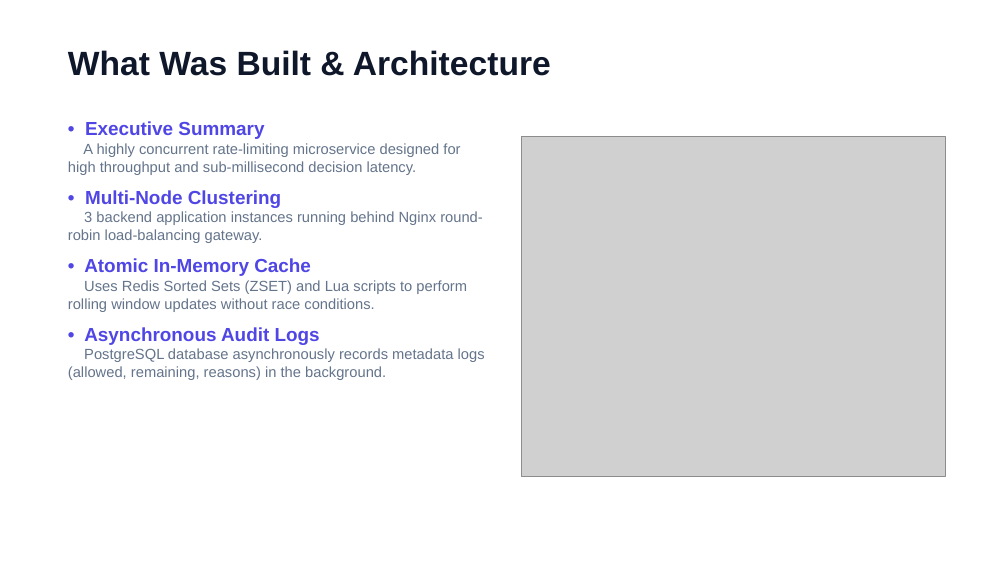
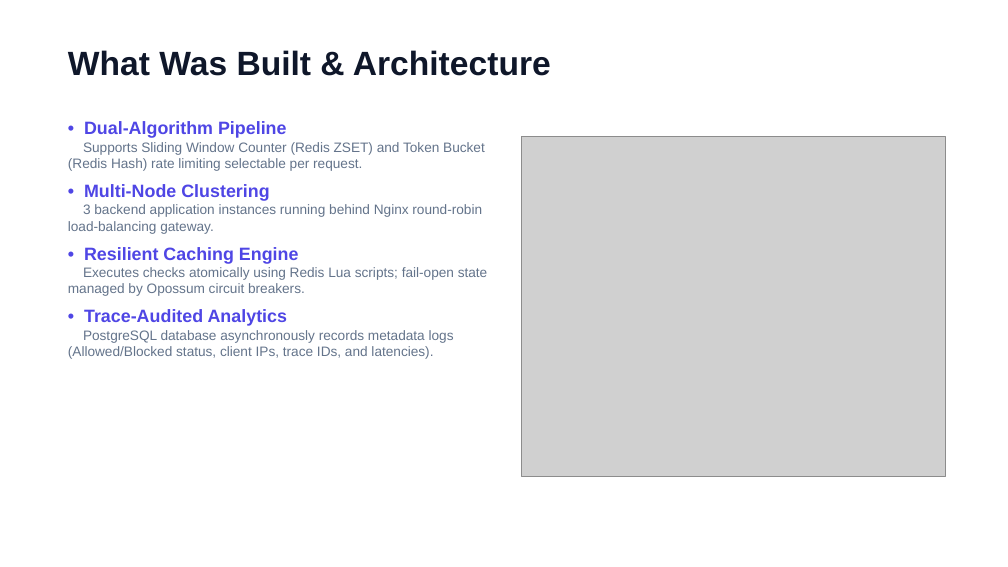
Before and after one commit to nikhil-codes-tech/rate_limiter, a slide deck: slide 2 of rate_limiter_presentation.pptx. Drawn at 1008x567 pixels with LibreOffice and Linux fonts; fonts in the diff are those of the drawing; grey boxes stand for pictures. Boxes give left, top, right and bottom in pixels: in the first picture for what was removed or moved away, otherwise in the second. Text is boxed around its words. In the diff, an @@ line names an element or a change of style, - is before the commit and + after.

Commit message:
Update PPTX presentation with Token Bucket and Chaos telemetry slides

```diff
--- a/rate_limiter_presentation.pptx
+++ b/rate_limiter_presentation.pptx
@@ text at (68, 121, 485, 171): text changed; size 14 to 13 pt @@
-• Executive Summary
-A highly concurrent rate-limiting microservice designed for high throughput and sub-millisecond decision latency.
+• Dual-Algorithm Pipeline
+Supports Sliding Window Counter (Redis ZSET) and Token Bucket (Redis Hash) rate limiting selectable per request.
@@ text at (68, 184, 482, 234): size 18 to 17 pt in "• Multi-Node Clustering"; size 14 to 13 pt in "3 backend application instances running behind Nginx ..."; less space between paragraphs @@
@@ text at (68, 247, 488, 359): text changed; size 14 to 13 pt @@
-• Atomic In-Memory Cache
-Uses Redis Sorted Sets (ZSET) and Lua scripts to perform rolling window updates without race conditions.
-• Asynchronous Audit Logs
-PostgreSQL database asynchronously records metadata logs (allowed, remaining, reasons) in the background.
+• Resilient Caching Engine
+Executes checks atomically using Redis Lua scripts; fail-open state managed by Opossum circuit breakers.
+• Trace-Audited Analytics
+PostgreSQL database asynchronously records metadata logs (Allowed/Blocked status, client IPs, trace IDs, and latencies).
```
Also in this commit, not shown: 4 other slides changed, 2 slides added, 2 slides removed, 1 other file.
